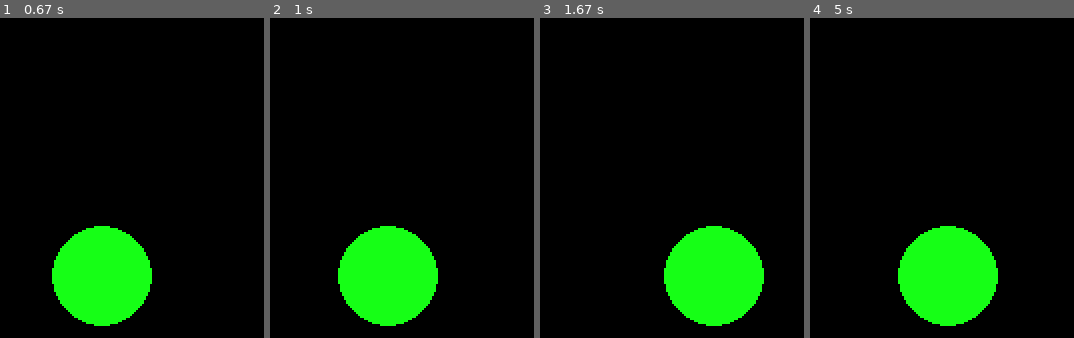
Above: before the commit, frames 1-4 (left to right).
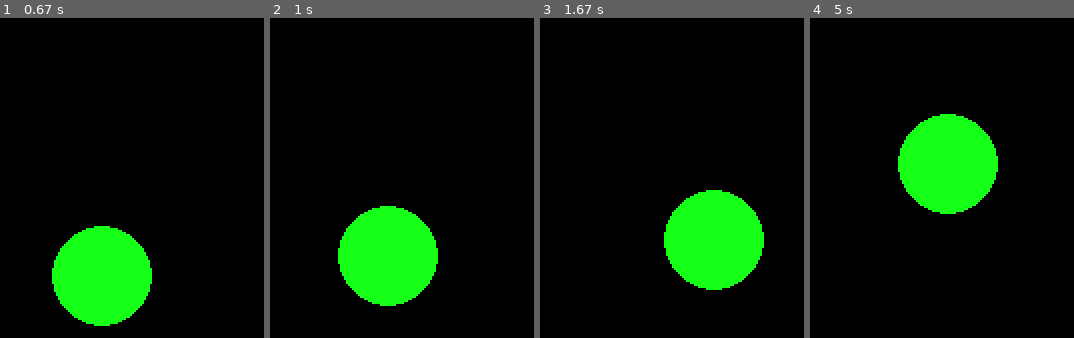
Above: after the commit, the same moments.

Repository: bhawesh2002/learning_path_to_PyGame
Game: pygame game, started from trace the path/trace_path.py
The game is run twice, just before and just after one commit, with the same random seed, the same clock (stepped at 60 frames per second) and the same inputs.
Inputs:
- Up to frame 1 (0.67 s): hold Right from 0.33 s (still down)
- Up to frame 2 (1 s): release Right at 0.8 s; hold Up from 0.83 s (still down)
- Up to frame 3 (1.67 s): release Up at 1.13 s; hold Right 1.17-1.63 s
- Up to frame 4 (5 s): hold Left 1.67-2.2 s; hold Left 2.23-2.63 s; hold Up 2.67-3.03 s; hold Right 3.07-3.7 s; hold Left 3.73-4.2 s; hold Right 4.23-4.7 s; hold Up from 4.73 s (still down)

Frame 1 is identical in both runs. In frame 2, 4.7% of the frame differs, in the area x 25-64%, y 58-97%; in frame 3, 8.3%; in frame 4, 18%, in the area x 33-72%, y 30-97%.

Commit message:
make the ball move uo

Diff:
--- a/trace the path/trace_path.py
+++ b/trace the path/trace_path.py
@@ -29,3 +29,8 @@
             x_pos -= 1
         else:
             x_pos = dimensions.topleft[0] + radius
+    if(pygame.key.get_pressed()[K_UP]):
+        if(y_pos > dimensions.topleft[1] + radius):
+            y_pos -= 1
+        else:
+            y_pos = dimensions.topleft[1] +radius
